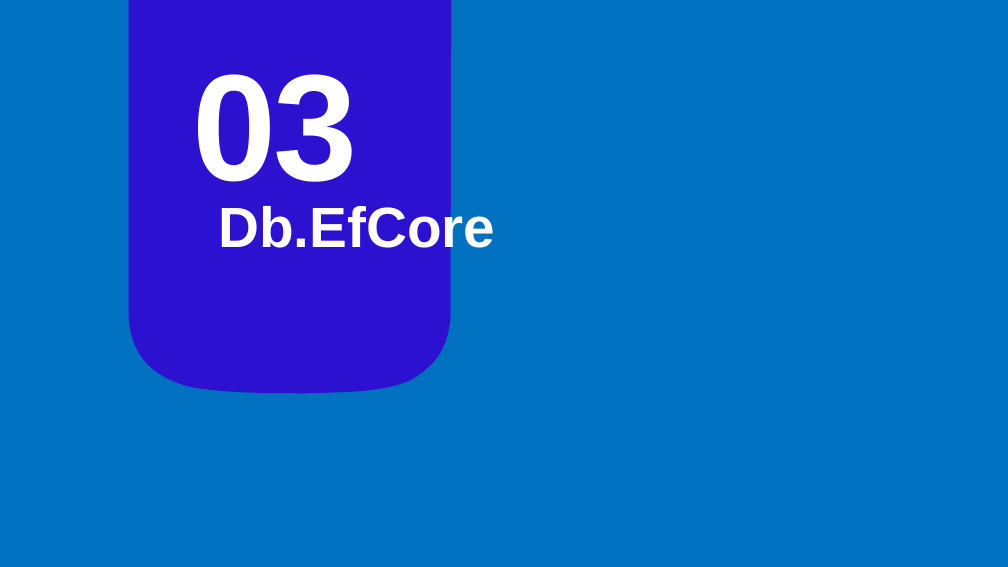
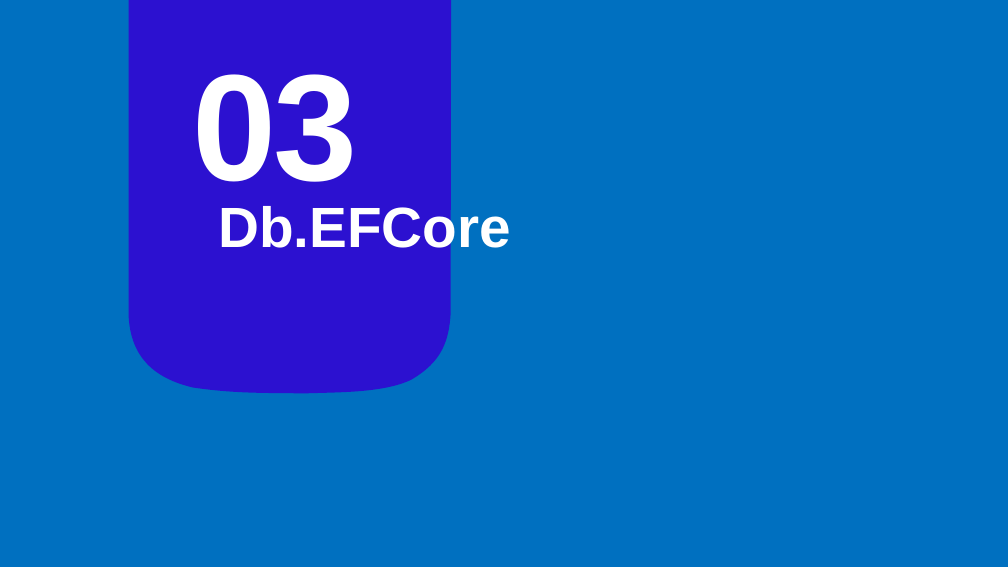
Before and after one commit to Winderbueno/_Doc, a slide deck: slide 9 of _Template/Api.Net.pptx. Drawn at 1008x567 pixels with LibreOffice and Linux fonts; fonts in the diff are those of the drawing. Boxes give left, top, right and bottom in pixels: in the first picture for what was removed or moved away, otherwise in the second. Text is boxed around its words. In the diff, an @@ line names an element or a change of style, - is before the commit and + after.

```diff
--- a/_Template/Api.Net.pptx
+++ b/_Template/Api.Net.pptx
@@ title at (218,203,511,258): text changed @@
-Db.EfCore
+Db.EFCore
```
Also in this commit, not shown: 6 other slides changed, 5 other files.
